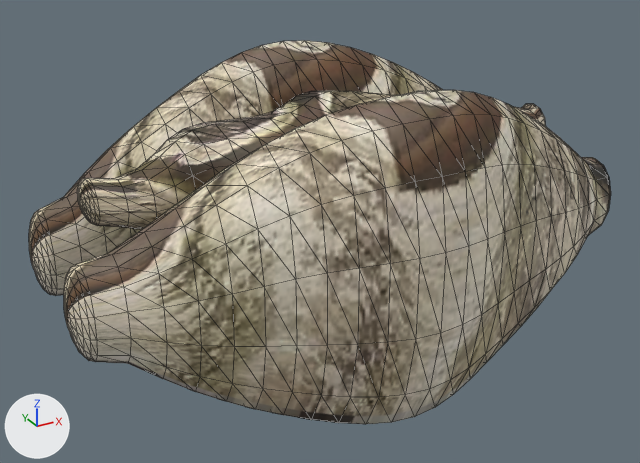
One commit to the glTF model public/aqua/models/fish/juv_giant_clam.glb: the scene before it, then after it.
Camera for both pictures: a 50 mm camera at (6141.073, -2.464, 1.21) aimed at (6142.439, 0.019, -0.031). Arrows for +X, +Y and +Z are at lower left; the lights stay in place. The picture after the commit comes second. Mesh edges are drawn as thin lines. Vertices at exactly the same position are counted once.

Names of what the first picture shows: 'juv_giant_clam'.
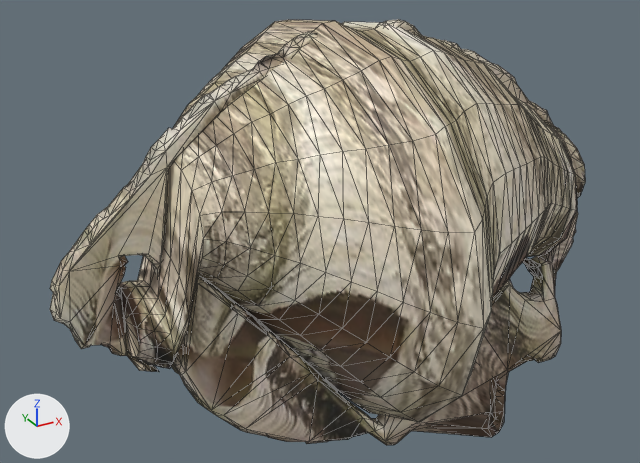
Changed parts and their boxes (x1, y1, x2, y2) in the pictures (640 x 463 px):
```json
{"object": "juv_giant_clam", "change": "reshaped", "before": [29, 41, 611, 424], "after": [50, 19, 586, 445], "on screen": "8% narrower, 11% taller"}
{"part": 1, "of": "me_juv_giant_clam", "change": "rebuilt", "before": [64, 90, 611, 424], "after": [174, 211, 578, 445]}
{"part": 2, "of": "me_juv_giant_clam", "change": "rebuilt", "before": [29, 41, 443, 296], "after": [171, 279, 211, 374], "on screen": "mostly hidden afterwards"}
{"part": 3, "of": "me_juv_giant_clam", "change": "added", "after": [117, 20, 586, 422]}
{"part": 4, "of": "me_juv_giant_clam", "change": "added", "after": [50, 19, 423, 372]}
{"part": 5, "of": "me_juv_giant_clam", "change": "added", "after": [443, 40, 561, 132]}
{"part": 6, "of": "me_juv_giant_clam", "change": "deleted", "before": [77, 90, 545, 230], "on screen": "brown"}
```

Edits to the scene script, one JSON object a line:
```json
{"block": "me_juv_giant_clam", "where": "# used by ob_juv_giant_clam; location = (0.0, 0.0, 0.0)"}
{"op": "remove", "block": "me_juv_giant_clam", "code": "me_juv_giant_clam.from_pydata(...)  # 1270 vertices, 2528 faces; spans x 6141.5..6143.5, y -0.62..0.62, z -0.55..0.55"}
{"op": "add", "block": "me_juv_giant_clam", "code": "me_juv_giant_clam.from_pydata(...)  # 1630 vertices, 3231 faces; spans x 6141.5..6143.5, y -0.88..0.88, z -0.69..0.69"}
{"block": "me_juv_giant_clam", "change": "me_juv_giant_clam part 1: the loose piece of 436 vertices spanning x 6141.5..6143.5, y -0.62..-0.13, z -0.55..0.55 is rebuilt with 303 vertices and now spans x 6141.85..6143.48, y -0.73..-0.06, z -0.69..0.01"}
{"block": "me_juv_giant_clam", "change": "me_juv_giant_clam part 2: the loose piece of 436 vertices spanning x 6141.5..6143.5, y 0.13..0.62, z -0.55..0.55 is rebuilt with 303 vertices and now spans x 6141.85..6143.48, y 0.06..0.73, z -0.69..0.01"}
{"block": "me_juv_giant_clam", "change": "me_juv_giant_clam part 3: a new loose piece of 610 vertices spanning x 6141.72..6143.49, y -0.88..0.88, z -0.62..0.69, in mat_painted_pbr_atlas (picture img_juv_giant_clam_basecolor)"}
{"block": "me_juv_giant_clam", "change": "me_juv_giant_clam part 4: a new loose piece of 300 vertices spanning x 6141.5..6142.84, y -0.1..0.1, z -0.34..0.67, in mat_painted_pbr_atlas (picture img_juv_giant_clam_basecolor)"}
{"block": "me_juv_giant_clam", "change": "me_juv_giant_clam part 5: a new loose piece of 114 vertices spanning x 6142.85..6143.5, y -0.04..0.04, z 0.16..0.59, in mat_painted_pbr_atlas (picture img_juv_giant_clam_basecolor)"}
{"block": "me_juv_giant_clam", "change": "me_juv_giant_clam part 6: 398 vertices removed from x 6141.63..6143.37, y -0.31..0.33, z 0.03..0.45"}
```
